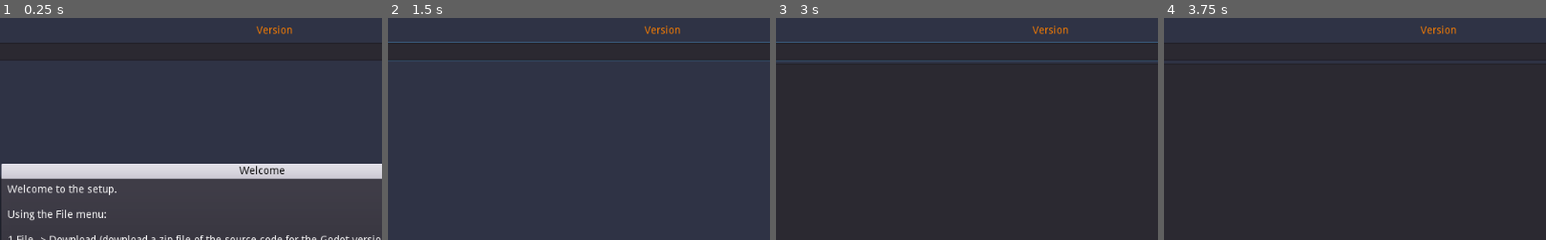
Above: before the commit, frames 1-4 (left to right).
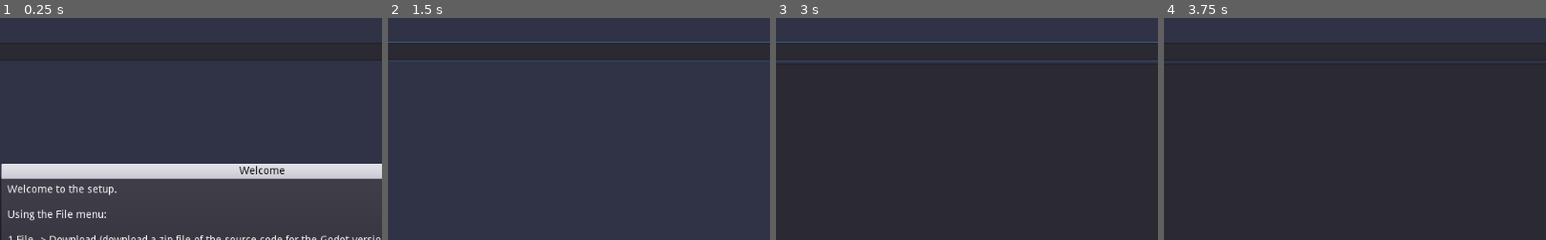
Above: after the commit, the same moments.

Repository: andrew-wilkes/gdscript-class-explorer
Game: Godot game, scene res://Main.tscn
The game is run twice, just before and just after one commit, with the same random seed, the same clock (stepped at 60 frames per second) and the same inputs.
Inputs (mouse positions are % of the whole screen's width and height, from its top left):
- Up to frame 1 (0.25 s): no input
- Up to frame 2 (1.5 s): click (50, 8) at 0.52 s; type "12" at 0.6 s; click (2, 4) at 1.25 s
- Up to frame 3 (3 s): click (5, 4) at 2 s; click (8, 4) at 2.75 s
- Up to frame 4 (3.75 s): click "File" at 3.5 s
The pictures show only the part of the screen within x 16-66%, y 1-51%; the shares and areas given below are measured in that part.

The runs differ from the first frame. In frame 1, 0.2% of the frame differs, in the area x 67-77%, y 3-8%; in frame 2, 0.2%; in frame 3, 0.2%; in frame 4, 0.2%.
Error in both runs: Invalid get index 'Spatial' (on base: 'Dictionary'). (res://data.gd:73)

Commit message:
Fix file download bugs

Diff:
--- a/src/FileDownload.gd
+++ b/src/FileDownload.gd
@@ -26,12 +26,17 @@
 
 func url_selected(url: String):
 	var file = File.new()
-	var target_filename = url.get_file().get_basename() + ".zip"
+	# The url may or may not end in .zip
+	var target_filename = url.get_file().replace(".zip", "") + ".zip"
 	if file.file_exists(target_filename):
 		alert("Refused: the file already exists.")
 		return
 	alert("Downloading ...")
-	if OS.execute("curl", [url, "-L", "-o", target_filename]) != OK:
+	$VBox/HBox/OK.disabled = true
+	yield(get_tree().create_timer(0.5), "timeout") # Allows the alert to be seen before the blocking process runs
+	var result = OS.execute("curl", [url, "-L", "-o", target_filename])
+	$VBox/HBox/OK.disabled = false
+	if result != OK:
 		alert("There was an error running curl on your computer.")
 		return
 	if file.file_exists(target_filename):
--- a/src/Main.gd
+++ b/src/Main.gd
@@ -28,6 +28,7 @@
 var default_icon
 
 func _ready():
+	show_version("")
 	var fm = $VBox/Menu/File.get_popup()
 	fm.add_icon_item(download_icon, "Download Source Code", DOWNLOAD)
 	fm.add_icon_item(extract_icon, "Extract Data", EXTRACT)
@@ -58,9 +59,12 @@
 		$c/Welcome.popup_centered()
 
 
+func show_version(txt):
+	$VBox/Menu/Version.text = txt
+
+
 func setup_class_view():
-	logger.add("setup_class_view called")
-	$VBox/Menu/Version.text = Data.version
+	show_version(Data.version)
 	# Add buttons and build icon list
 	for cname in Data.classes.keys():
 		var button = list_button.instance()
@@ -447,3 +451,7 @@
 
 func _on_Test_pressed():
 	logger.save_log()
+
+
+func _on_ZipExtract_new_data_file(file_name):
+	_on_SelectDataFile_selected_data_file(file_name)
--- a/src/Main.tscn
+++ b/src/Main.tscn
@@ -253,8 +253,8 @@
 [node name="FileDownload" type="WindowDialog" parent="c"]
 margin_left = 28.0
 margin_top = 108.0
-margin_right = 559.0
-margin_bottom = 203.0
+margin_right = 705.0
+margin_bottom = 263.0
 window_title = "Download Godot Source Code"
 script = ExtResource( 7 )
 __meta__ = {
@@ -359,12 +359,12 @@
 align = 0
 
 [node name="Alert" type="AcceptDialog" parent="c/ZipExtract"]
-visible = true
 margin_left = 563.0
 margin_top = 8.0
 margin_right = 955.0
 margin_bottom = 82.0
 window_title = "Download Status"
+resizable = true
 __meta__ = {
 "_edit_use_anchors_": false
 }
@@ -421,7 +421,7 @@
 margin_right = 83.0
 margin_bottom = 58.0
 window_title = "Bad Data File"
-dialog_text = "I was unable to extract data from the selected file: FILE"
+dialog_text = "Unable to extract data from the selected file: FILE"
 
 [connection signal="resized" from="." to="." method="_on_Main_resized"]
 [connection signal="pressed" from="VBox/Menu/Items" to="." method="_on_Items_pressed"]
@@ -439,6 +439,7 @@
 [connection signal="pressed" from="c/FileDownload/VBox/HBox/OK" to="c/FileDownload" method="_on_OK_pressed"]
 [connection signal="popup_hide" from="c/FileDownload/Alert" to="c/FileDownload" method="_on_Alert_popup_hide"]
 [connection signal="about_to_show" from="c/ZipExtract" to="c/ZipExtract" method="_on_ZipExtract_about_to_show"]
+[connection signal="new_data_file" from="c/ZipExtract" to="." method="_on_ZipExtract_new_data_file"]
 [connection signal="popup_hide" from="c/ZipExtract/Alert" to="c/ZipExtract" method="_on_Alert_popup_hide"]
 [connection signal="about_to_show" from="c/SelectDataFile" to="c/SelectDataFile" method="_on_SelectDataFile_about_to_show"]
 [connection signal="selected_data_file" from="c/SelectDataFile" to="." method="_on_SelectDataFile_selected_data_file"]
--- a/src/ZipExtract.gd
+++ b/src/ZipExtract.gd
@@ -1,6 +1,9 @@
 extends WindowDialog
 
+signal new_data_file(file_name)
+
 var unzipped = OK
+var dest_folder
 
 func show_files():
 	var n = 0
@@ -37,8 +40,11 @@
 	var version = file.get_basename()
 	var cmd
 	var args
-	var class_folder = "godot-" + version + "/doc/classes/"
-	var files = [file, class_folder + "*", "godot-" + version + "/editor/icons/*"]
+	var class_folders = ["/doc/classes/", "/modules/gdscript/doc_classes/"]
+	var icon_folders = ["/editor/icons/", "/modules/gdscript/icons/"]
+	var files = [file]
+	add_files(files, class_folders, version)
+	add_files(files, icon_folders, version)
 # TAR.exe was added to Windows 10 (1903) from build 17063 or later.
 	if OS.get_name() == "Windows":
 		cmd = "tar"
@@ -47,23 +53,38 @@
 		cmd = "unzip" # Linux and Mac support unzip
 		args = ["-u"]
 	args.append_array(files)
-	unzipped = OS.execute(cmd, args)
-	if unzipped != OK:
-		alert("There was an error running " + cmd + " on your computer.")
+	var output = []
+	unzipped = OS.execute(cmd, args, true, output)
+	logger.clear()
+	logger.add_array(args)
+	if not unzipped in [0, 1, 11]: # Acceptable return codes
+		alert("There was an error " + str(unzipped) + " running " + cmd + " on your computer.\n" + output[0])
 		return
-	create_class_data_file(class_folder, version + ".dat")
+	logger.add(output[0])
+	logger.save_log()
+	create_class_data_file(class_folders, version)
 
 
-func create_class_data_file(source_folder: String, dest_folder: String):
-	var files = Data.get_file_list(source_folder)
+func add_files(files, paths, version):
+	for path in paths:
+		files.append("godot-" + version + path + "\\*")
+		# The escaped * is needed to stop bash extending the path to include .import files
+
+
+func create_class_data_file(source_folders: Array, version: String):
 	var data = PoolStringArray([])
-	for file_name in files:
-		var xml = get_file_bytes(source_folder + file_name)
-		data.append(String(xml.size())) # Buffer size
-		data.append(file_name.get_basename()) # Class name
-		data.append(xml.compress(File.COMPRESSION_DEFLATE).hex_encode())
+	dest_folder = version + ".dat"
+	for dir in source_folders:
+		dir = "godot-" + version + dir
+		var files = Data.get_file_list(dir)
+		for file_name in files:
+			var xml = get_file_bytes(dir + file_name)
+			data.append(String(xml.size())) # Buffer size
+			data.append(file_name.get_basename()) # Class name
+			data.append(xml.compress(File.COMPRESSION_DEFLATE).hex_encode())
 	if Data.save_string(data.join("\n"), dest_folder) == OK:
 		alert("Created class data file: " + dest_folder)
+		unzipped = OK
 	else:
 		alert("Failed to save file: " + dest_folder)
 
@@ -84,6 +105,7 @@
 func _on_Alert_popup_hide():
 	if unzipped == OK:
 		hide()
+		emit_signal("new_data_file", dest_folder)
 
 
 func _on_ZipExtract_about_to_show():
--- a/src/logger.gd
+++ b/src/logger.gd
@@ -6,6 +6,15 @@
 func add(txt):
 	the_log.append(txt)
 
+
+func clear():
+	the_log.resize(0)
+
+
+func add_array(arr):
+	add(PoolStringArray(arr).join(" "))
+
+
 func save_log():
 	Data.save_string(the_log.join("\n"), "log.txt")
 	the_log.resize(0)
